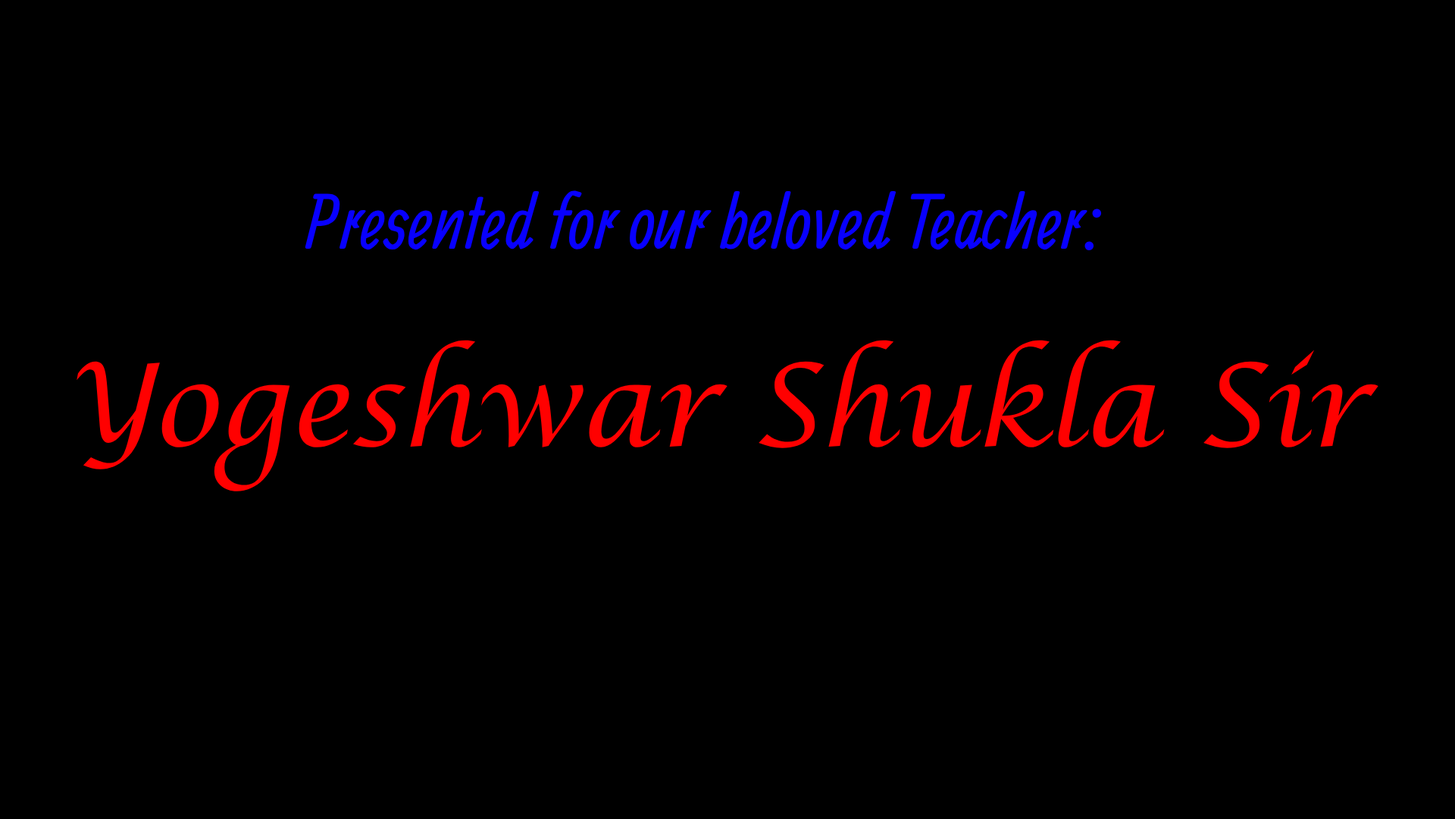
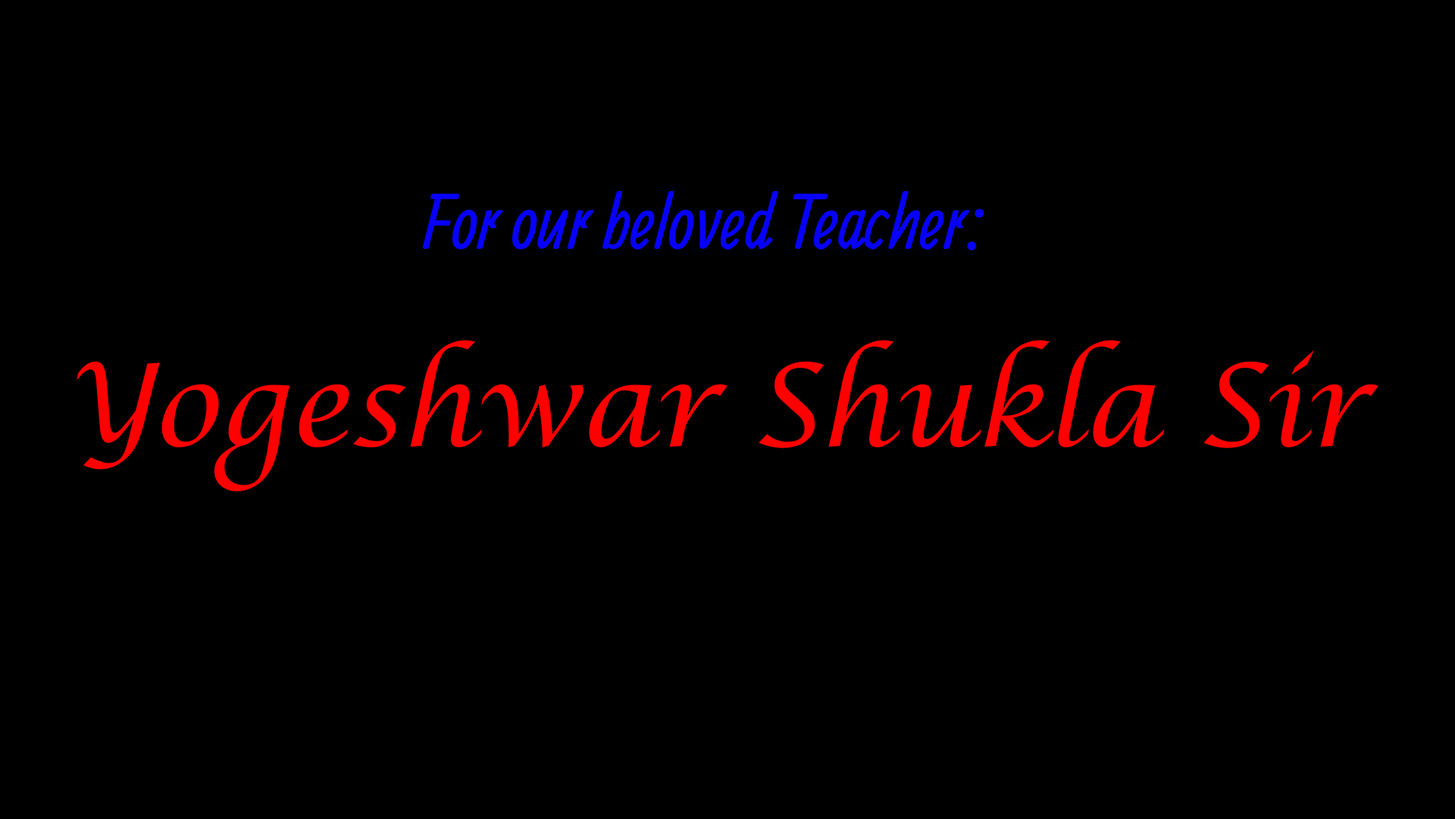
Layer changes from the first 1455×819 image to the second:
renamed "Presented for our beloved Teache" to "For our beloved Teacher: Yogesh", painted on it over [304, 190, 1103, 251]
